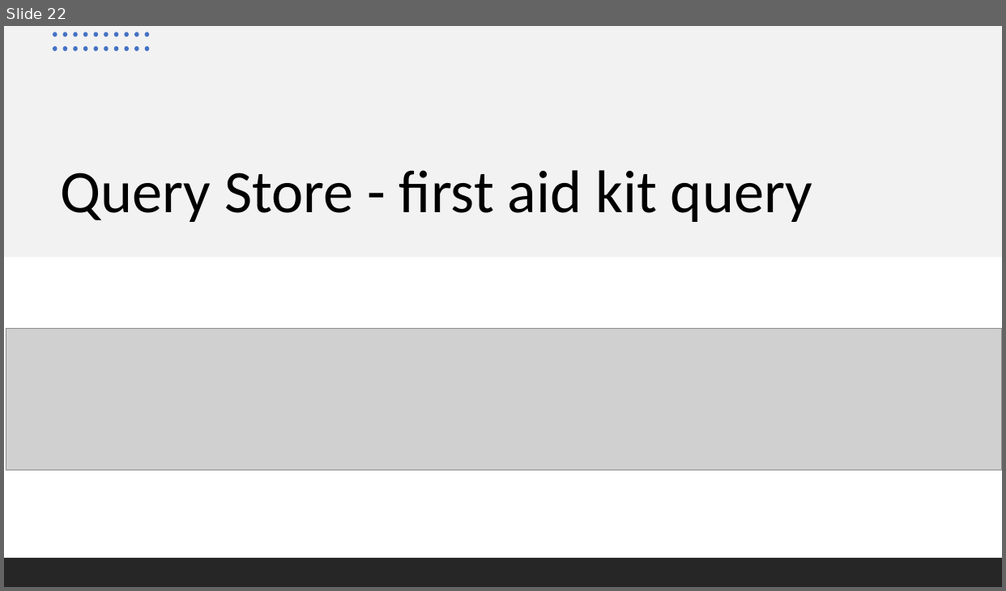
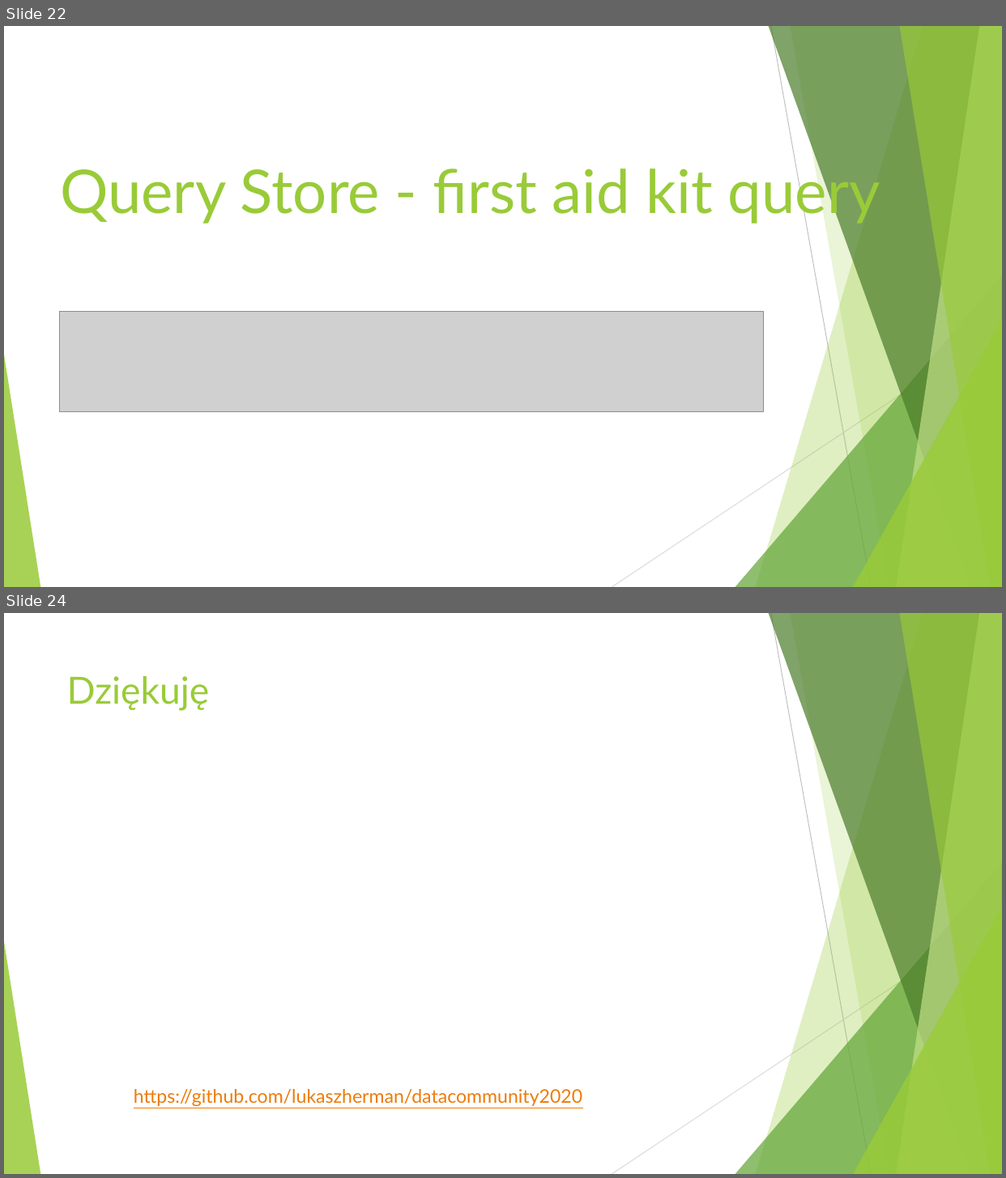
Before and after one commit to lukaszherman/datacommunity2020, a slide deck: MSSQL okiem DBA.pptx. Shown one above the other, each under a label of ours: slide 22 before the commit, slides 22 and 24 after it; the slides between them are not shown. The pictures are 1006x591 and 1006x1178 pixels, drawn with LibreOffice and Linux fonts; fonts in the diff are those of the drawing; grey boxes stand for pictures. Boxes give left, top, right and bottom in pixels: in the first picture for what was removed or moved away, otherwise in the second. Text is boxed around its words. In the diff, an @@ line names an element or a change of style, - is before the commit and + after.

```diff
--- a/MSSQL okiem DBA.pptx
+++ b/MSSQL okiem DBA.pptx
@@ slide 24 added at (x1=4, y1=613, x2=1002, y2=1174), background #FFFFFF; not listed: 10 template elements that a slide beside it also shows @@
@@ title added at (x1=67, y1=676, x2=210, y2=711), 36 pt, text #99CB38 @@
+Dziękuję
@@ text added at (x1=134, y1=1089, x2=582, y2=1107), 18 pt, text #EE7B08, underline @@
+https://github.com/lukaszherman/datacommunity2020
@@ slide 22 changed as well @@
@@ rectangle removed at (x1=4, y1=26, x2=1002, y2=258) @@
@@ group removed at (x1=53, y1=32, x2=149, y2=50): 20 ellipses @@
@@ title "Query Store - first aid ..." at (x1=60, y1=160, x2=880, y2=224): font Calibri to Lato, text colour #000000 to #99CB38; line spacing 0.9 to 1 @@
@@ picture resized from (x1=6, y1=328, x2=1002, y2=471) to (x1=59, y1=312, x2=763, y2=412) @@
@@ group added at (x1=4, y1=26, x2=1002, y2=587): 5 freeform shapes, 3 triangles, 2 lines @@
@@ rectangle removed at (x1=4, y1=558, x2=1002, y2=587) @@
```
Also in this commit, not shown: 22 other slides changed, 1 slide removed.
